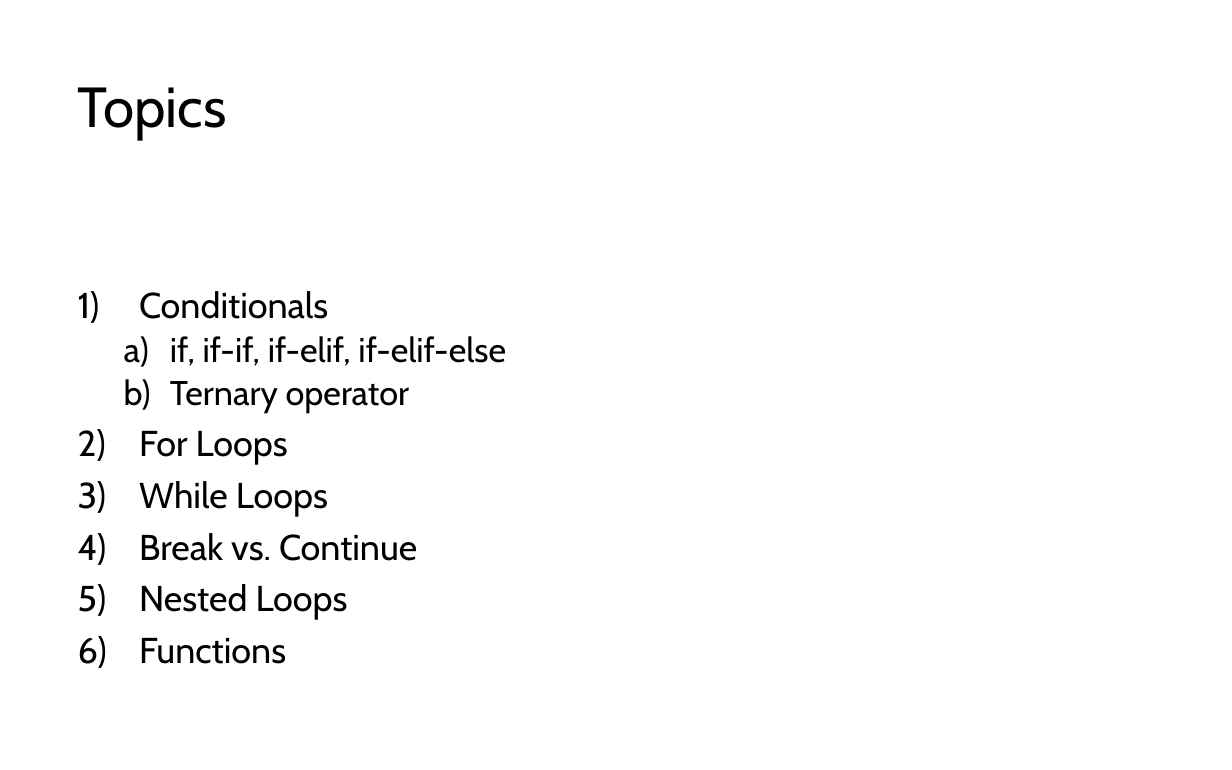
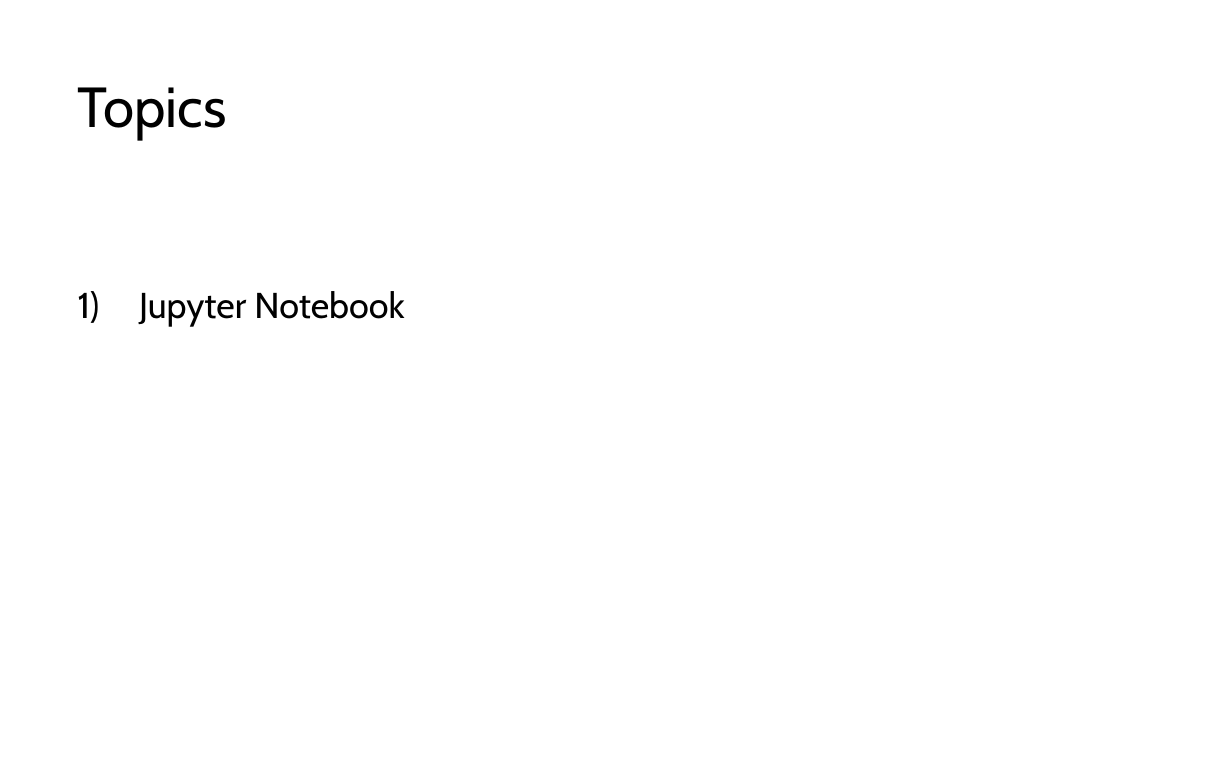
Before and after one commit to LongBaoNguyen/longbaonguyen.github.io, a slide deck: slide 2 of courses/apcsp/lect8.pptx. Drawn at 1232x770 pixels with LibreOffice and Linux fonts; fonts in the diff are those of the drawing. Boxes give left, top, right and bottom in pixels: in the first picture for what was removed or moved away, otherwise in the second. Text is boxed around its words. In the diff, an @@ line names an element or a change of style, - is before the commit and + after.

```diff
--- a/courses/apcsp/lect8.pptx
+++ b/courses/apcsp/lect8.pptx
@@ text at <box>139,291,404,327</box>: text changed @@
-1) Conditionals
-  a) if, if-if, if-elif, if-elif-else
-  b) Ternary operator
-2) For Loops
-3) While Loops
-4) Break vs. Continue
-5) Nested Loops
-6) Functions
+1) Jupyter Notebook
```
Also in this commit, not shown: 1 other slide changed, 1 slide removed, 4 other files.
